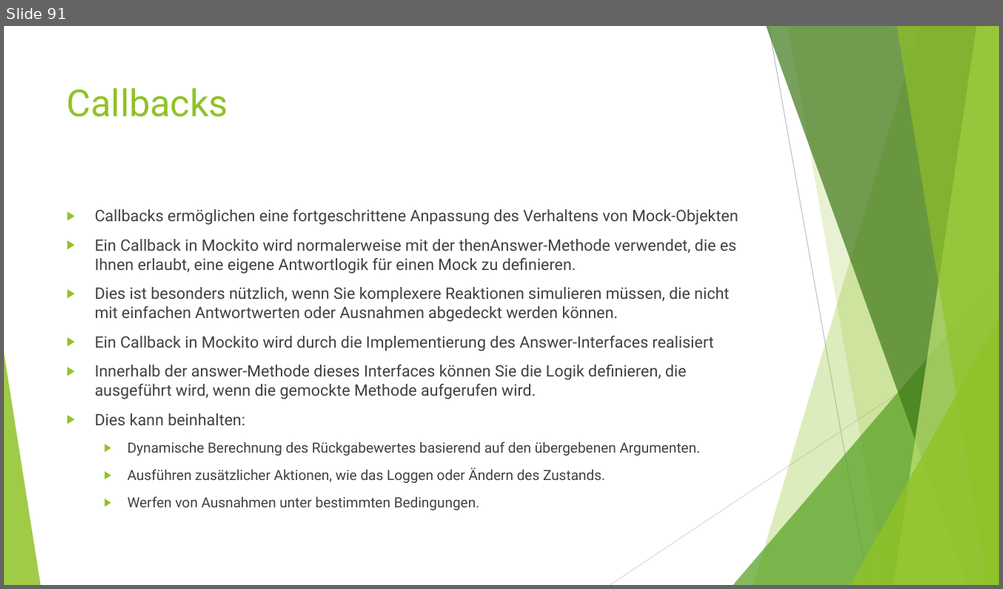
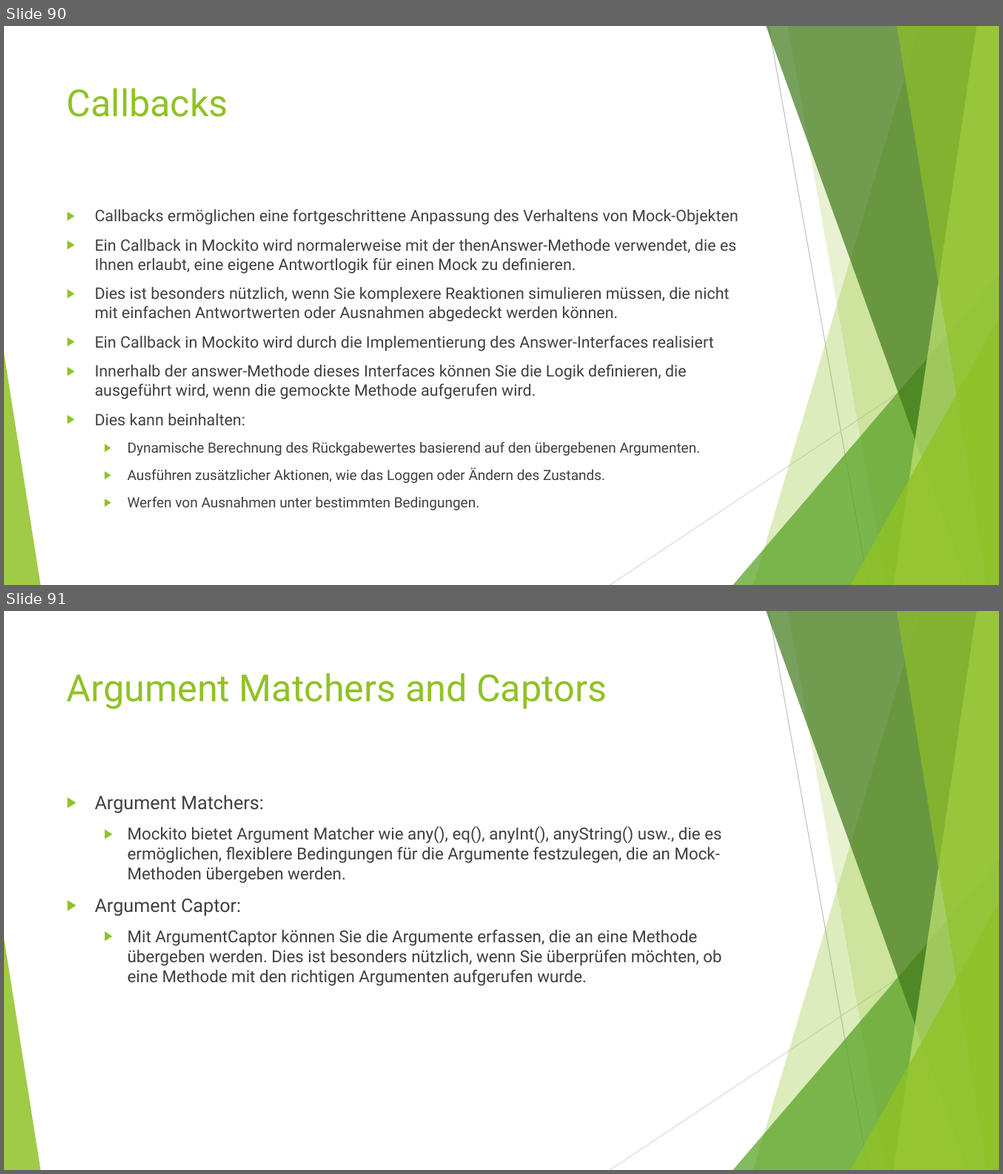
Before and after one commit to MichaelZett/20231123_junit, a slide deck: JUnit_intensiv.pptx. Shown one above the other, each under a label of ours: slide 91 before the commit, slides 90 and 91 after it. The pictures are 1003x589 and 1003x1174 pixels, drawn with LibreOffice and Linux fonts; fonts in the diff are those of the drawing. Boxes give left, top, right and bottom in pixels: in the first picture for what was removed or moved away, otherwise in the second. Text is boxed around its words. In the diff, an @@ line names an element or a change of style, - is before the commit and + after.

```diff
--- a/JUnit_intensiv.pptx
+++ b/JUnit_intensiv.pptx
@@ slide 91 added at (x1=4, y1=611, x2=999, y2=1170), background #FFFFFF; not listed: 10 template elements that a slide beside it also shows @@
@@ title added at (x1=67, y1=673, x2=606, y2=709), 36 pt, text #90C226 @@
+Argument Matchers and Captors
@@ text added at (x1=95, y1=795, x2=721, y2=986), 16 pt, text #404040 @@
+▶ Argument Matchers:
+  ▶ Mockito bietet Argument Matcher wie any(), eq(), anyInt(), anyString() usw., die es ermöglichen, flexiblere Bedingungen für die Argumente festzulegen, die an Mock-Methoden übergeben werden.
+▶ Argument Captor:
+  ▶ Mit ArgumentCaptor können Sie die Argumente erfassen, die an eine Methode übergeben werden. Dies ist besonders nützlich, wenn Sie überprüfen möchten, ob eine Methode mit den richtigen Argumenten aufgerufen wurde.
@@ what was slide 91 is now slide 90 @@
```
Also in this commit, not shown: 3 slides changed, 3 other slides added, 26 other files.
